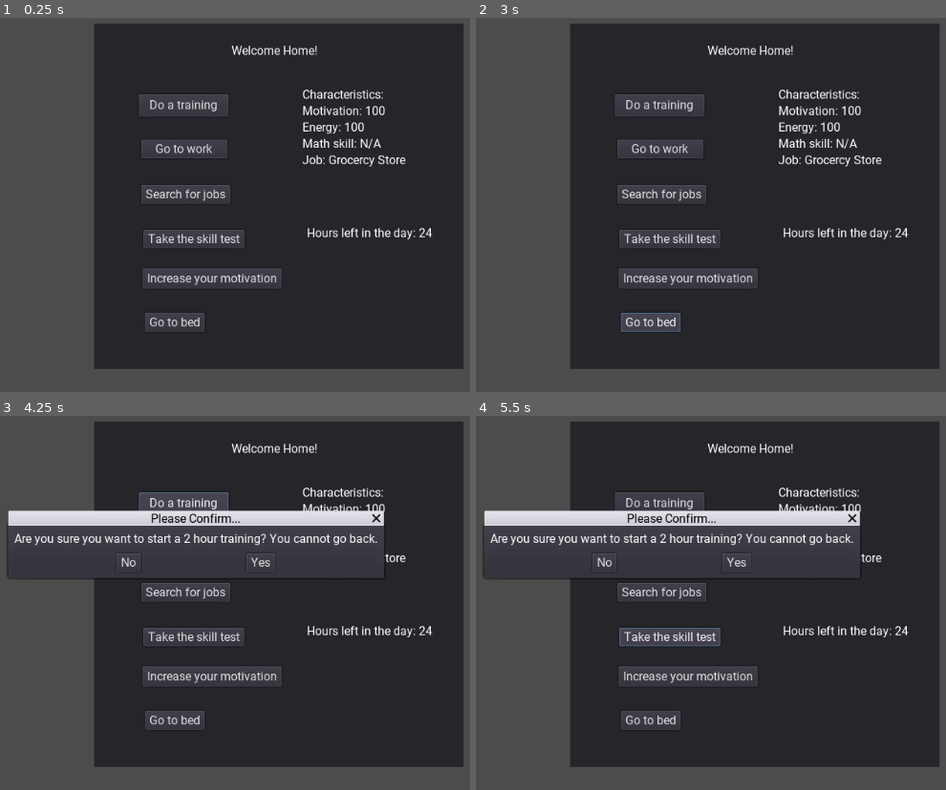
Above: before the commit, frames 1-4 (two rows, left to right).
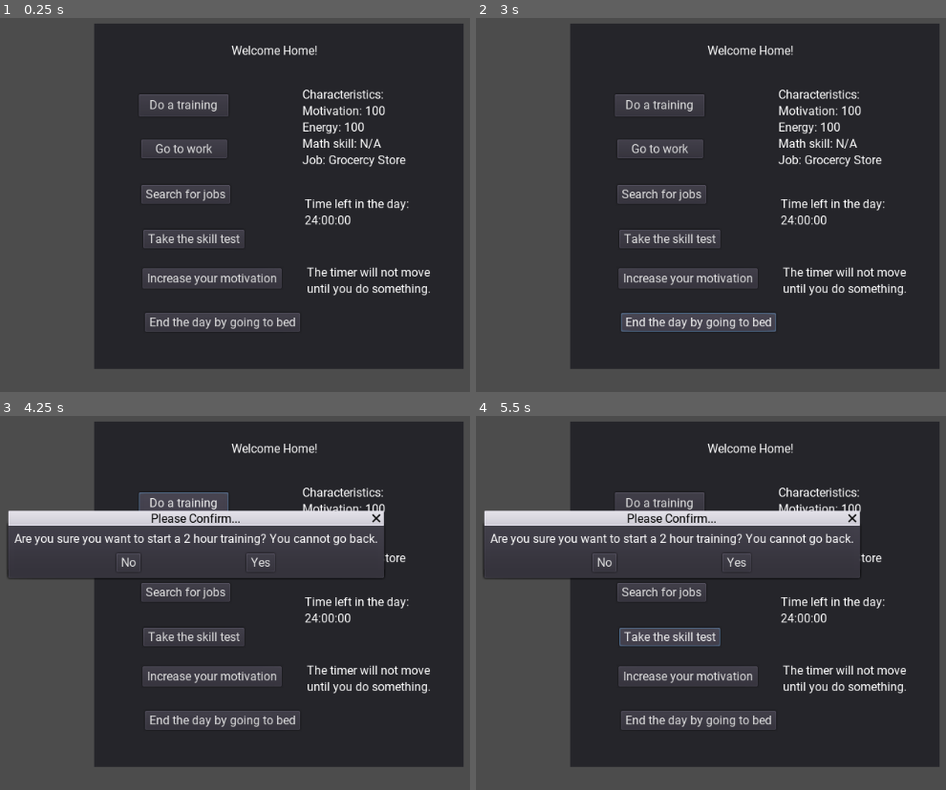
Above: after the commit, the same moments.

Repository: bkf2020/gamc
Game: Godot game, scene res://YourHome.tscn
Two runs of this game, one before a commit and one after it. Both use one fixed random seed, a clock stepped at 60 frames per second and the inputs below.
Inputs:
- Up to frame 1 (0.25 s): no input
- Up to frame 2 (3 s): click "Go to bed" (after the commit: "End the day by going to bed") at 0.5 s; click "Go to work" at 1.25 s; click "Go to work" at 2 s; click "Go to bed" (after the commit: "End the day by going to bed") at 2.75 s
- Up to frame 3 (4.25 s): click "Do a training" at 3.5 s
- Up to frame 4 (5.5 s): click "Search for jobs" at 4.25 s; click "Take the skill test" at 5 s

The runs differ from the first frame. In frame 1, 2.3% of the frame differs, in the area x 31-93%, y 48-84%; in frame 2, 2.6%; in frame 3, 2.3%; in frame 4, 2.3%.

Commit message:
More clear names/descriptions

Diff:
--- a/YourHome.tscn
+++ b/YourHome.tscn
@@ -75,7 +75,7 @@
 margin_top = 388.913
 margin_right = 148.258
 margin_bottom = 413.913
-text = "Go to bed"
+text = "End the day by going to bed"
 __meta__ = {
 "_edit_use_anchors_": false
 }
@@ -94,12 +94,16 @@
 "_edit_use_anchors_": false
 }
 
-[node name="Label" type="Label" parent="Panel"]
-margin_left = 285.088
-margin_top = 271.724
-margin_right = 453.088
-margin_bottom = 290.724
-text = "Hours left in the day: 24"
+[node name="HoursLeft" type="Label" parent="Panel"]
+margin_left = 281.524
+margin_top = 233.415
+margin_right = 449.524
+margin_bottom = 274.415
+text = "Time left in the day:
+24:00:00"
+__meta__ = {
+"_edit_use_anchors_": false
+}
 
 [node name="ConfirmationTraining" type="ConfirmationDialog" parent="Panel"]
 margin_left = 152.344
@@ -107,5 +111,13 @@
 margin_right = 352.344
 margin_bottom = 270.452
 
+[node name="NoteOnTime" type="Label" parent="Panel"]
+margin_left = 285.088
+margin_top = 325.178
+margin_right = 471.088
+margin_bottom = 366.178
+text = "The timer will not move  until you do something."
+autowrap = true
+
 [connection signal="pressed" from="Panel/Training" to="Panel" method="_on_Training_pressed"]
 [connection signal="confirmed" from="Panel/ConfirmationTraining" to="Panel" method="_on_Training_confirmed"]
